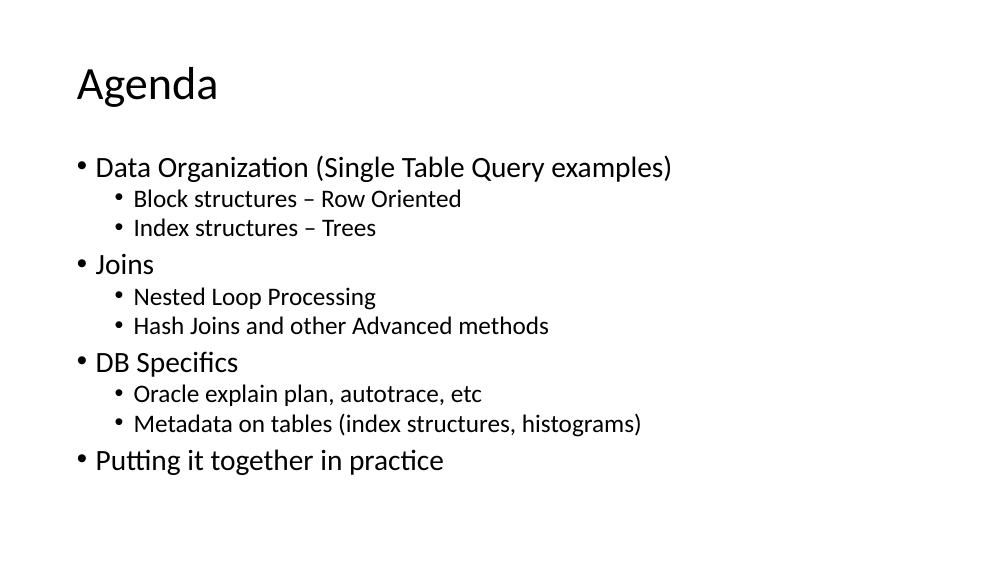
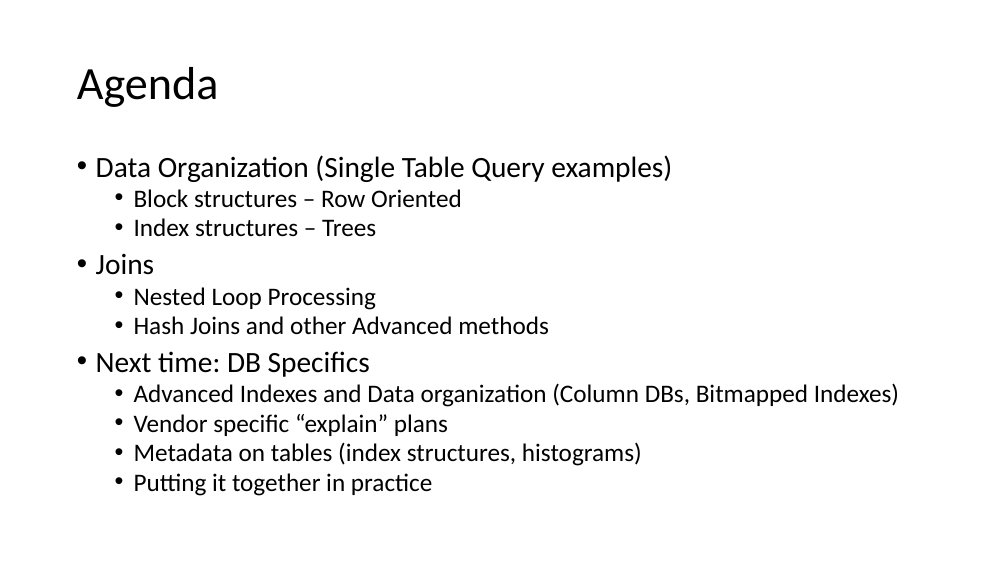
Before and after one commit to dougfoo/machineLearning, a slide deck: slide 2 of talks/SQL Performance Tuning.pptx. Drawn at 1008x567 pixels with LibreOffice and Linux fonts; fonts in the diff are those of the drawing. Boxes give left, top, right and bottom in pixels: in the first picture for what was removed or moved away, otherwise in the second. Text is boxed around its words. In the diff, an @@ line names an element or a change of style, - is before the commit and + after.

Commit message:
ppt

```diff
--- a/talks/SQL Performance Tuning.pptx
+++ b/talks/SQL Performance Tuning.pptx
@@ text at (x1=96, y1=351, x2=899, y2=436): text changed @@
-• DB Specifics
-  • Oracle explain plan, autotrace, etc
+• Next time: DB Specifics
+  • Advanced Indexes and Data organization (Column DBs, Bitmapped Indexes)
+  • Vendor specific “explain” plans
@@ text at (x1=134, y1=473, x2=432, y2=496): size 28 to 24 pt in "Putting it together in practice"; list level 1 to 2 in "Putting it together in practice" @@
```
Also in this commit, not shown: 2 other slides changed.
